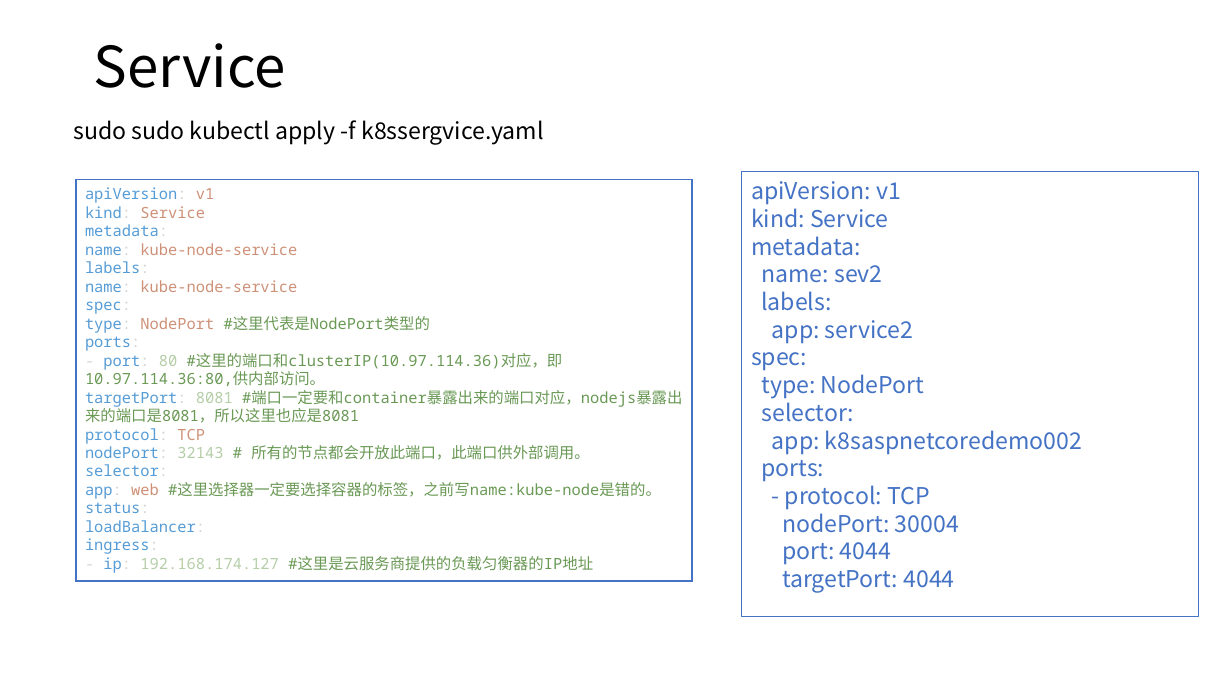
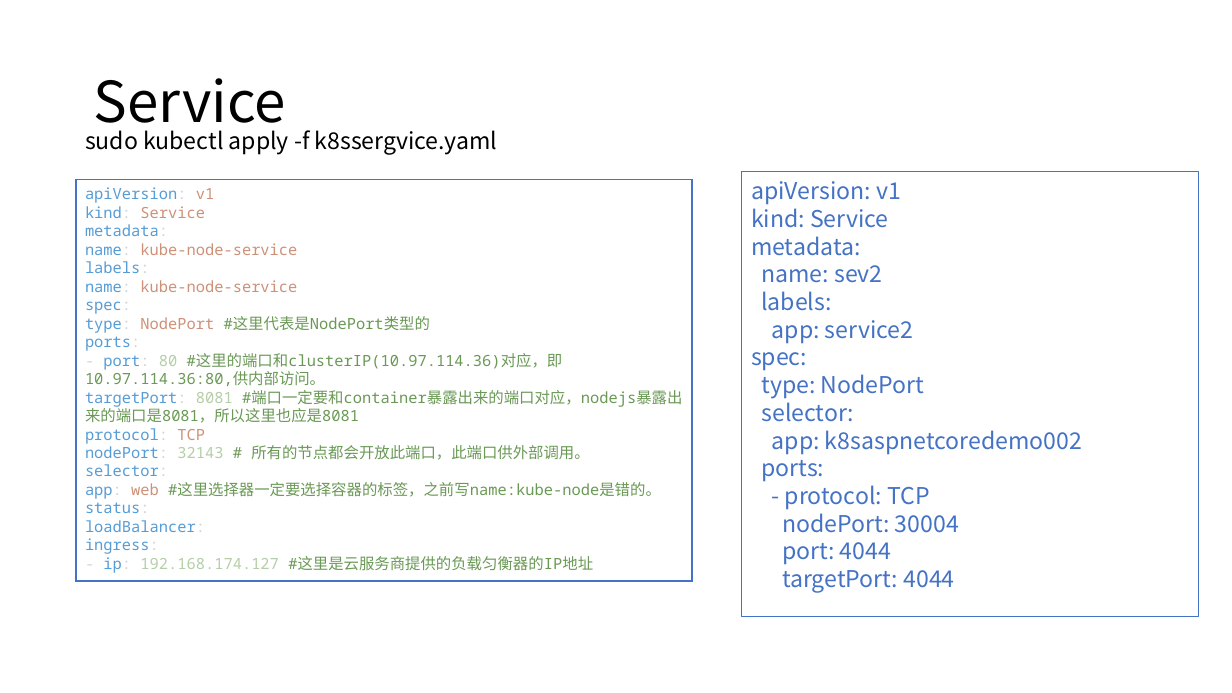
Before and after one commit to axzxs2001/Asp.NetCoreExperiment, a slide deck: slide 40 of Asp.NetCoreExperiment/kubernetes/kubernetes.pptx. Drawn at 1232x693 pixels with LibreOffice and Linux fonts; fonts in the diff are those of the drawing; background and template pictures are left out. Boxes give left, top, right and bottom in pixels: in the first picture for what was removed or moved away, otherwise in the second. Text is boxed around its words. In the diff, an @@ line names an element or a change of style, - is before the commit and + after.

```diff
--- a/Asp.NetCoreExperiment/kubernetes/kubernetes.pptx
+++ b/Asp.NetCoreExperiment/kubernetes/kubernetes.pptx
@@ title "Service" rewrapped from [94, 43, 286, 88] to [94, 78, 286, 137] @@
@@ text at [85, 130, 497, 155]: text changed @@
-sudo sudo kubectl apply -f k8ssergvice.yaml
+sudo kubectl apply -f k8ssergvice.yaml
```
Also in this commit, not shown: 6 slides added.
